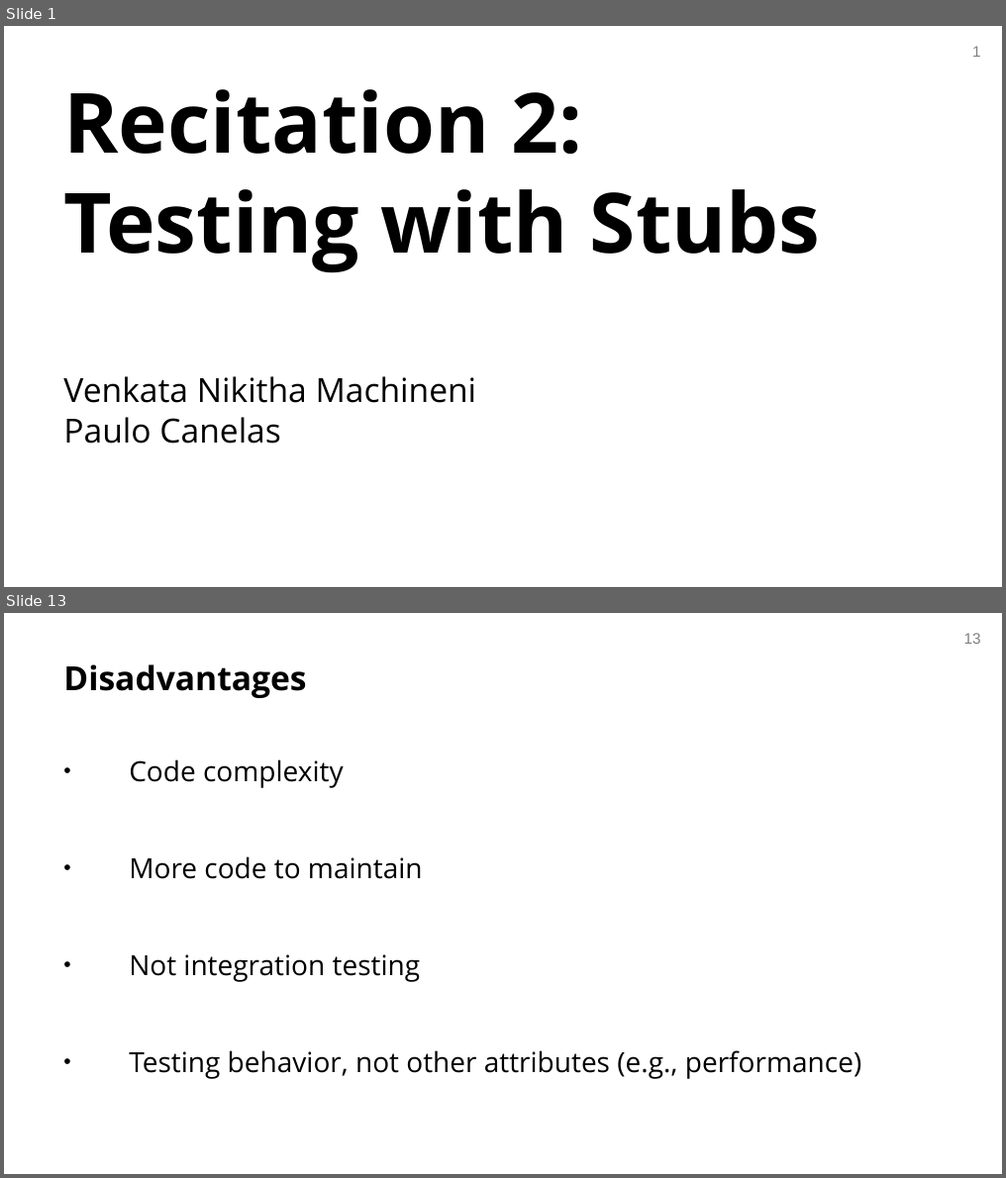
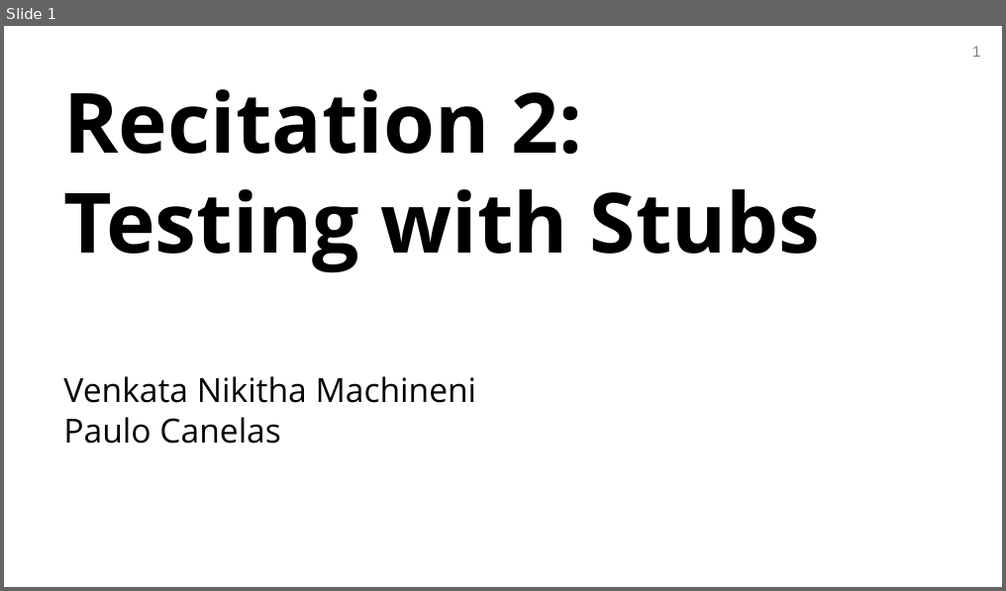
Before and after one commit to avishj/recitation-2-f24, a slide deck: resources/17623-recitation2.pptx. Shown one above the other, each under a label of ours: slides 1 and 13 before the commit, slide 1 after it; the slides between them are not shown. The pictures are 1006x1178 and 1006x591 pixels, drawn with LibreOffice and Linux fonts; fonts in the diff are those of the drawing; background and template pictures are left out. Boxes give left, top, right and bottom in pixels: in the first picture for what was removed or moved away, otherwise in the second. Text is boxed around its words. In the diff, an @@ line names an element or a change of style, - is before the commit and + after.

```diff
--- a/resources/17623-recitation2.pptx
+++ b/resources/17623-recitation2.pptx
@@ slide 13 removed at [4,613,1002,1174], background #FFFFFF; not listed: 1 template element that a slide beside it also shows @@
@@ title removed at [63,664,306,698] @@
-Disadvantages
@@ text removed at [129,760,861,1079] @@
-• Code complexity
-• More code to maintain
-• Not integration testing
-• Testing behavior, not other attributes (e.g., performance)
```
Also in this commit, not shown: 15 slides changed, 1 other slide removed.
